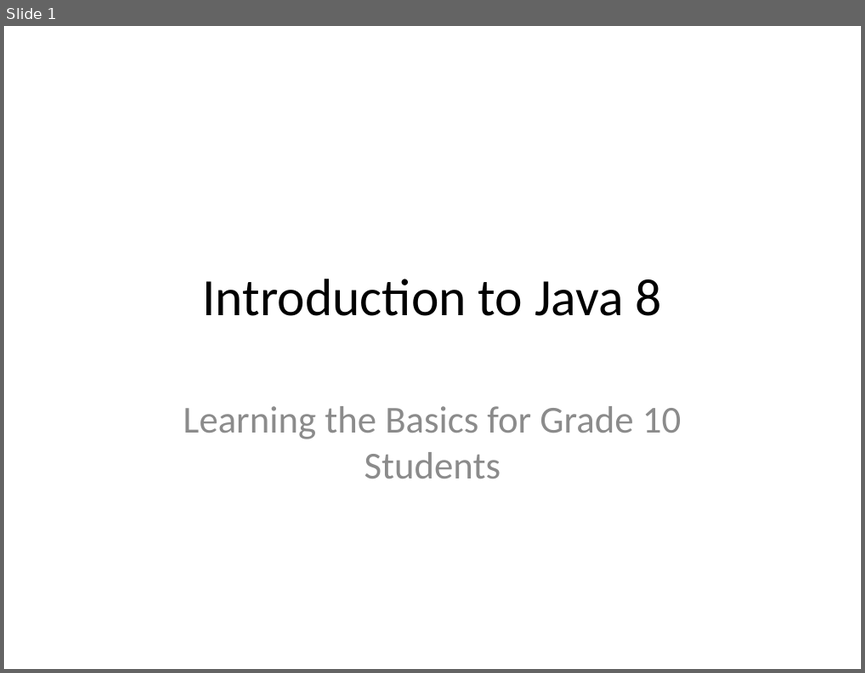
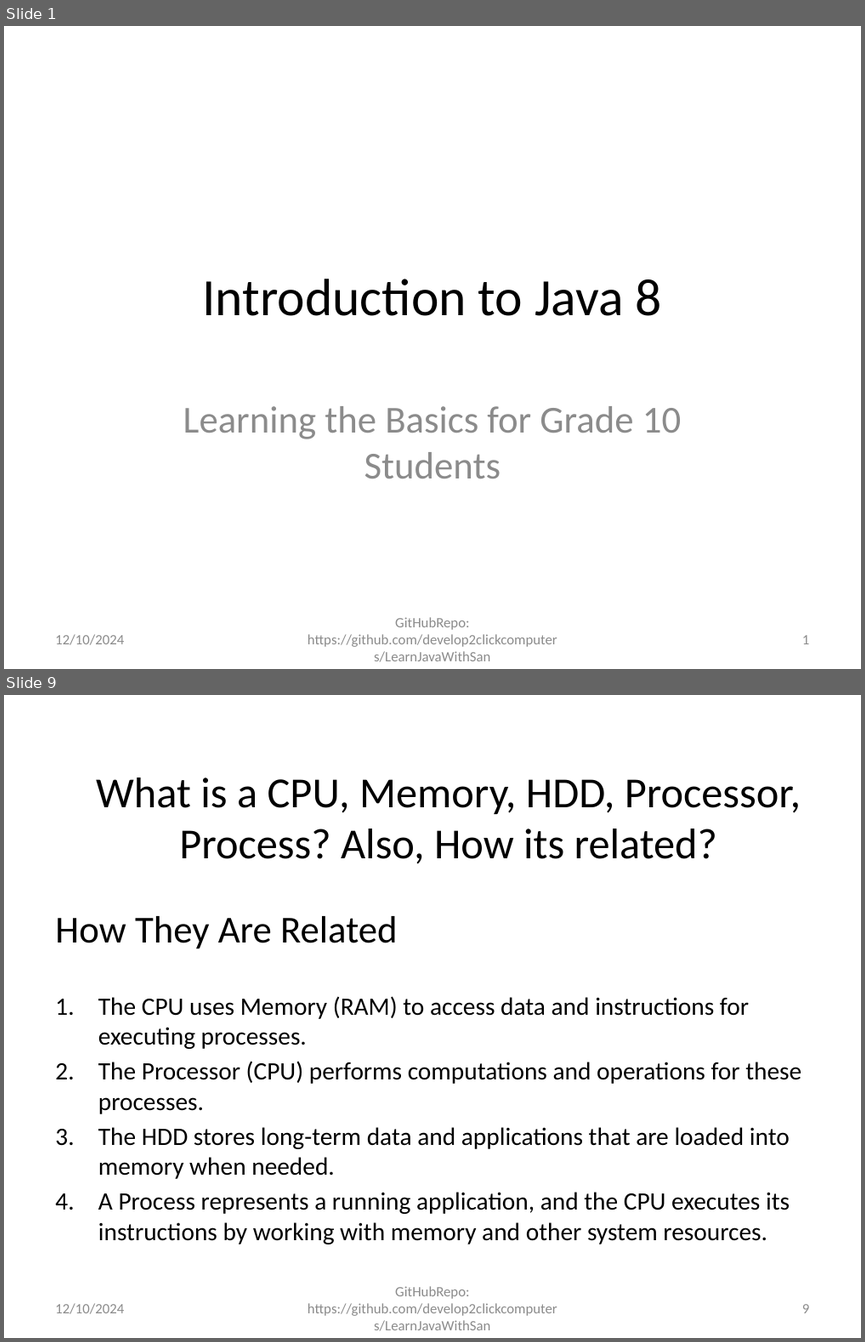
Before and after one commit to develop2clickcomputers/LearnJavaWithSan, a slide deck: Introduction_to_Java_8_for_Grade_10_Students.pptx. Shown one above the other, each under a label of ours: slide 1 before the commit, slides 1 and 9 after it; the slides between them are not shown. The pictures are 865x673 and 865x1342 pixels, drawn with LibreOffice and Linux fonts; fonts in the diff are those of the drawing. Boxes give left, top, right and bottom in pixels: in the first picture for what was removed or moved away, otherwise in the second. Text is boxed around its words. In the diff, an @@ line names an element or a change of style, - is before the commit and + after.

```diff
--- a/Introduction_to_Java_8_for_Grade_10_Students.pptx
+++ b/Introduction_to_Java_8_for_Grade_10_Students.pptx
@@ slide 9 added at [4,695,861,1338], background #FFFFFF @@
@@ title added at [96,777,800,864], 36 pt, text #000000 @@
+What is a CPU, Memory, HDD, Processor, Process? Also, How its related?
@@ text added at [55,916,801,1244], 21 pt, text #000000 @@
+How They Are Related
+1. The CPU uses Memory (RAM) to access data and instructions for executing processes.
+2. The Processor (CPU) performs computations and operations for these processes.
+3. The HDD stores long-term data and applications that are loaded into memory when needed.
+4. A Process represents a running application, and the CPU executes its instructions by working with memory and other system resources.
@@ text added at [55,1303,124,1314], 12 pt, text #8C8C8C @@
+12/10/2024
@@ text added at [307,1286,557,1331], 12 pt, text #8C8C8C @@
+GitHubRepo: https://github.com/develop2clickcomputers/LearnJavaWithSan
@@ page number added at [802,1304,809,1313], 12 pt, text #8C8C8C @@
+9
@@ slide 1 changed as well @@
@@ text added at [55,634,124,645], 12 pt, text #8C8C8C @@
+12/10/2024
@@ text added at [307,617,557,662], 12 pt, text #8C8C8C @@
+GitHubRepo: https://github.com/develop2clickcomputers/LearnJavaWithSan
@@ page number added at [802,635,809,644], 12 pt, text #8C8C8C @@
+1
```
Also in this commit, not shown: 9 other slides changed, 8 other slides added.
